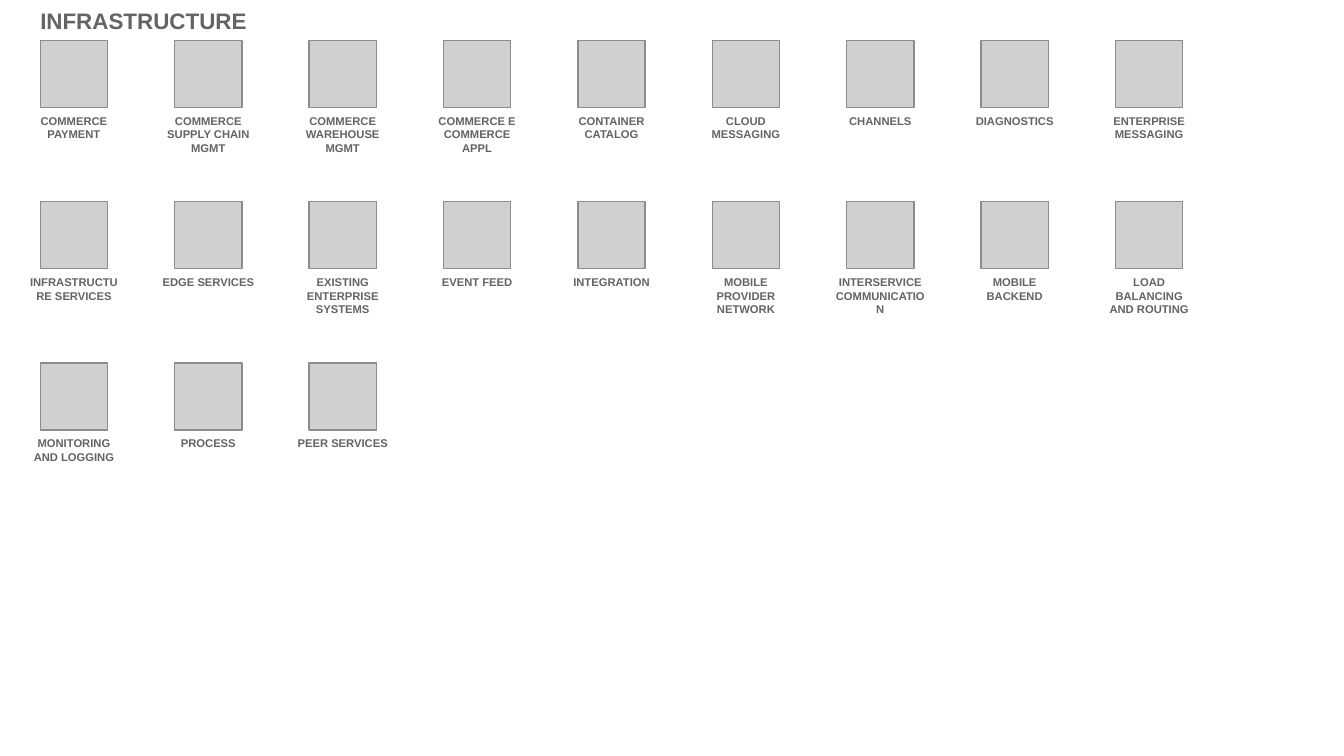
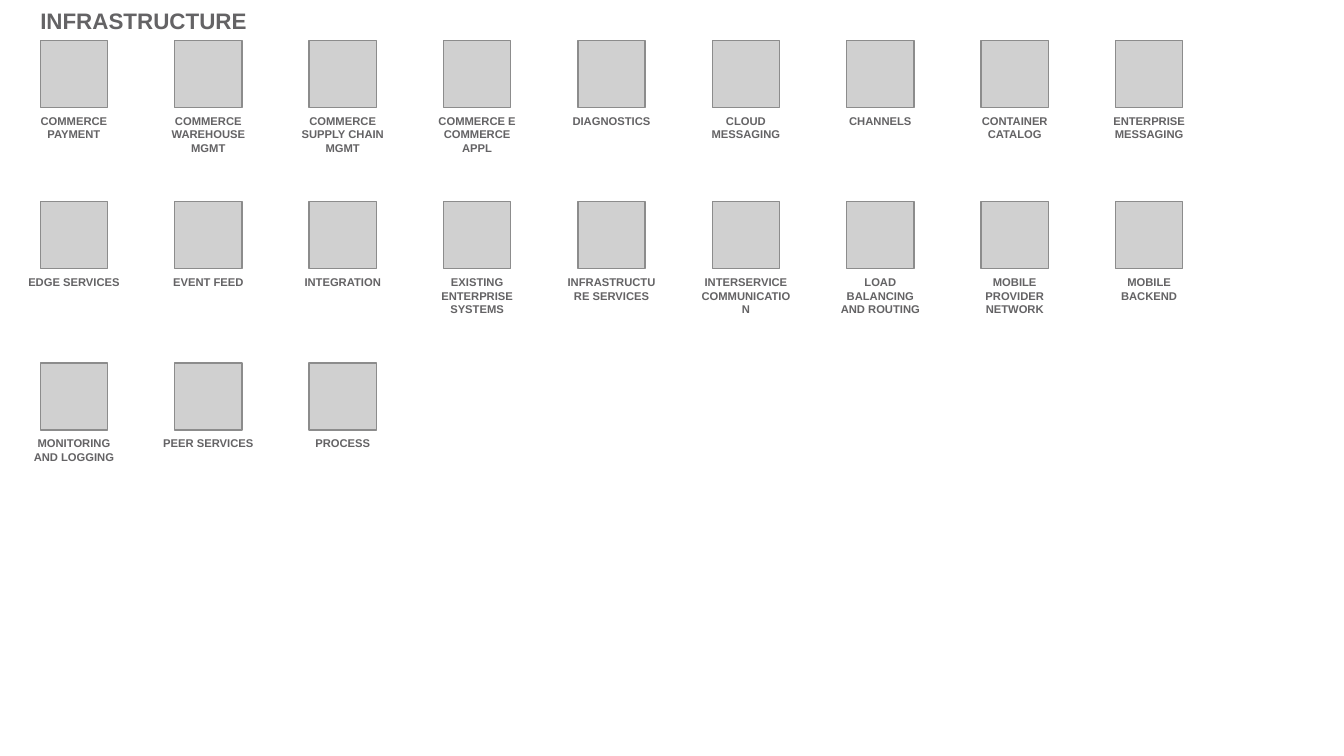
Before and after one commit to l2fprod/myarchitecture, a slide deck: slide 18 of mycatalog-architecture-diagram-template.pptx. Drawn at 1344x756 pixels with LibreOffice and Linux fonts; fonts in the diff are those of the drawing; grey boxes stand for pictures. Boxes give left, top, right and bottom in pixels: in the first picture for what was removed or moved away, otherwise in the second. Text is boxed around its words. In the diff, an @@ line names an element or a change of style, - is before the commit and + after.

Commit message:
new deck

```diff
--- a/mycatalog-architecture-diagram-template.pptx
+++ b/mycatalog-architecture-diagram-template.pptx
@@ text at <box>172,117,245,152</box>: text changed @@
-COMMERCE SUPPLY CHAIN MGMT
+COMMERCE WAREHOUSE MGMT
@@ text at <box>302,117,383,152</box>: text changed @@
-COMMERCE WAREHOUSE MGMT
+COMMERCE SUPPLY CHAIN MGMT
@@ text at <box>573,117,651,125</box>: text changed @@
-CONTAINER CATALOG
+DIAGNOSTICS
@@ text at <box>982,117,1048,138</box>: text changed @@
-DIAGNOSTICS
+CONTAINER CATALOG
@@ text at <box>28,278,120,286</box>: text changed @@
-INFRASTRUCTURE SERVICES
+EDGE SERVICES
@@ text at <box>173,278,244,286</box>: text changed @@
-EDGE SERVICES
+EVENT FEED
@@ text added at <box>305,278,381,286</box>, 6 pt, text #646365, bold @@
+INTEGRATION
@@ text "EXISTING ENTERPRISE SYSTEMS": place and size @@
-text "EXISTING ENTERPRISE SYSTEMS" at <box>307,278,379,313</box>
+text "EXISTING ENTERPRISE SYSTEMS" at <box>441,278,513,313</box>
@@ text removed at <box>442,278,512,286</box> @@
-EVENT FEED
@@ text at <box>593,292,650,300</box>: text changed @@
-INTEGRATION
+INFRASTRUCTURE SERVICES
@@ text "INTERSERVICE COMMUNICATION": place and size @@
-text "INTERSERVICE COMMUNICATION" at <box>839,278,922,286</box>
+text "INTERSERVICE COMMUNICATION" at <box>705,278,788,286</box>
@@ text removed at <box>717,278,776,313</box> @@
-MOBILE PROVIDER NETWORK
@@ text added at <box>841,278,920,313</box>, 6 pt, text #646365, bold @@
+LOAD BALANCING AND ROUTING
@@ text at <box>985,278,1044,313</box>: text changed @@
-MOBILE BACKEND
+MOBILE PROVIDER NETWORK
@@ text at <box>1121,278,1177,300</box>: text changed @@
-LOAD BALANCING AND ROUTING
+MOBILE BACKEND
@@ text "PEER SERVICES": place and size @@
-text "PEER SERVICES" at <box>298,439,387,447</box>
+text "PEER SERVICES" at <box>163,439,253,447</box>
@@ text "PROCESS": place and size @@
-text "PROCESS" at <box>181,439,236,447</box>
+text "PROCESS" at <box>315,439,370,447</box>
```
Also in this commit, not shown: 13 other slides changed.
